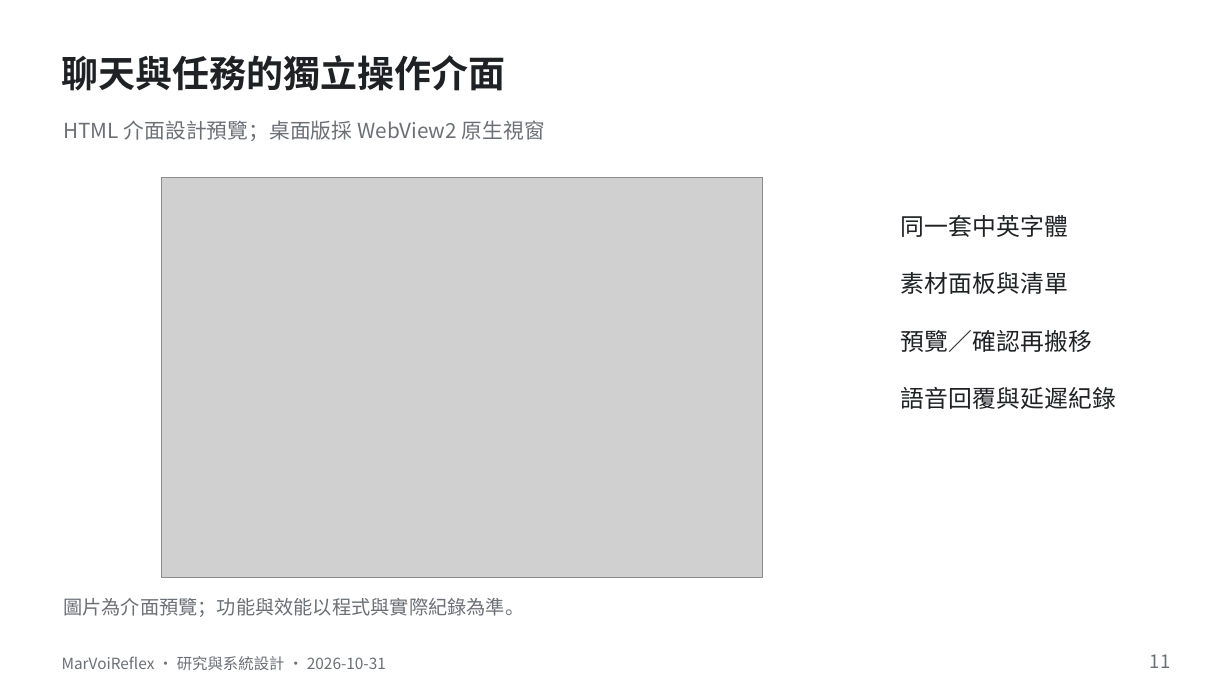
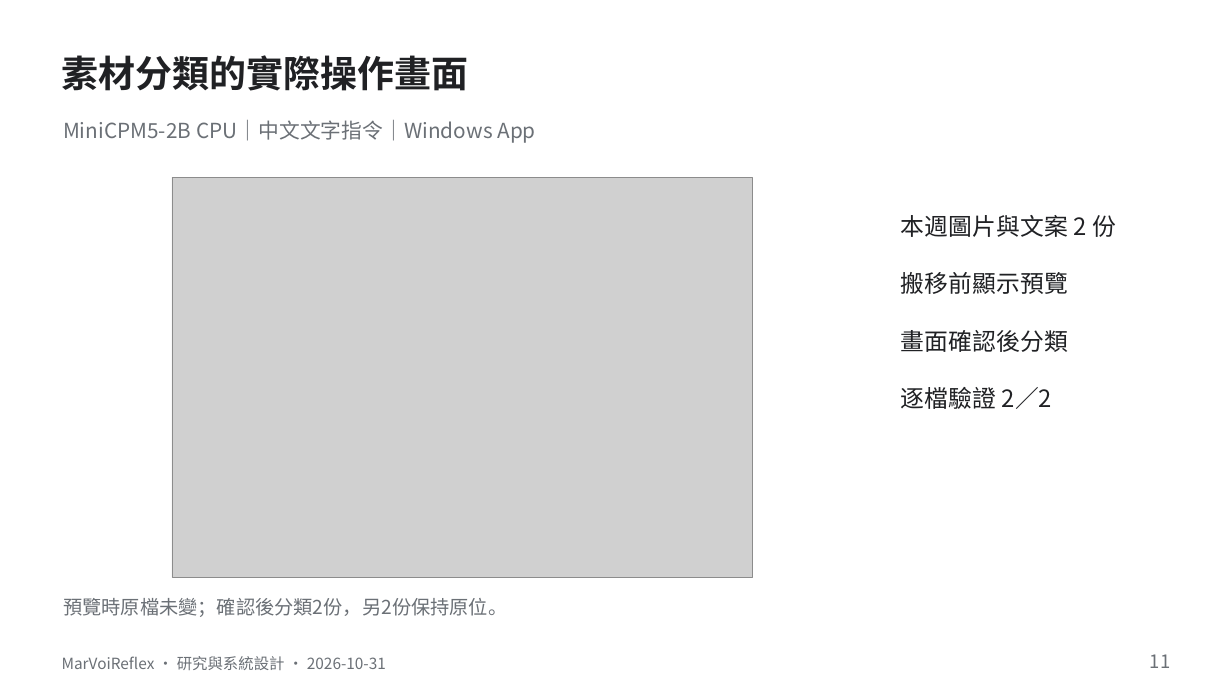
Before and after one commit to yo20ywork-max/MarVoiReflex, a slide deck: slide 11 of docs/presentation/MarVoiReflex-Revision-20261031.pptx. Drawn at 1232x693 pixels with LibreOffice and Linux fonts; fonts in the diff are those of the drawing; grey boxes stand for pictures. Boxes give left, top, right and bottom in pixels: in the first picture for what was removed or moved away, otherwise in the second. Text is boxed around its words. In the diff, an @@ line names an element or a change of style, - is before the commit and + after.

```diff
--- a/docs/presentation/MarVoiReflex-Revision-20261031.pptx
+++ b/docs/presentation/MarVoiReflex-Revision-20261031.pptx
@@ text at bbox=[62, 55, 469, 91]: text changed @@
-聊天與任務的獨立操作介面
+素材分類的實際操作畫面
@@ text at bbox=[63, 120, 535, 143]: text changed @@
-HTML 介面設計預覽；桌面版採 WebView2 原生視窗
+MiniCPM5-2B CPU｜中文文字指令｜Windows App
@@ picture: place and size @@
-picture at bbox=[162, 177, 762, 578]
+picture at bbox=[172, 177, 752, 578]
@@ text at bbox=[901, 215, 1116, 409]: text changed @@
-同一套中英字體
-素材面板與清單
-預覽／確認再搬移
-語音回覆與延遲紀錄
+本週圖片與文案 2 份
+搬移前顯示預覽
+畫面確認後分類
+逐檔驗證 2／2
@@ text at bbox=[63, 598, 507, 617]: text changed @@
-圖片為介面預覽；功能與效能以程式與實際紀錄為準。
+預覽時原檔未變；確認後分類2份，另2份保持原位。
```
Also in this commit, not shown: 5 other slides changed, 9 other files.
